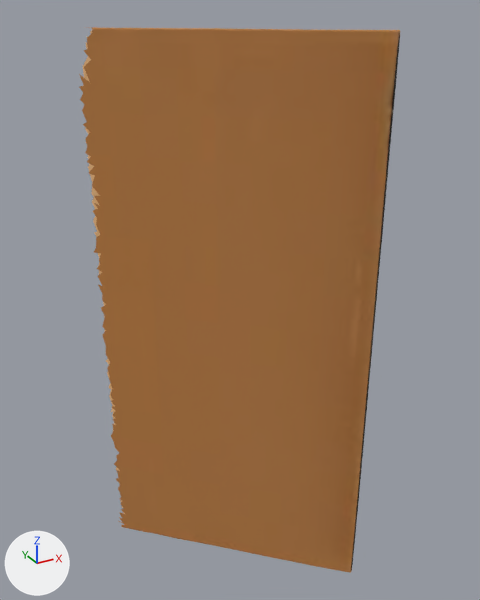
An edit to the OBJ model static/urdf/box_00/box_00_objs/4/4.obj, drawn before and after from the same camera.
Before and after are seen from a 50 mm camera at (0.179, -0.599, 0.248) aimed at (0.425, -0.151, 0.024). The axes (+X, +Y, +Z) are drawn at lower left. The lights are the same throughout. The first picture is the older version. Where no turn or scale is listed for an object, it has been applied to the vertices.

Script lines for the objects in view, before the commit:
```python
mat_material_0 = principled_material('material_0')
mat_material_0.texture = img_material_0_png
mat_material_0.roughness = 0.968
me_4 = bpy.data.meshes.new('4')
me_4.from_pydata(...)  # 10042 vertices, 19869 faces; spans x 0.324..0.5, y -0.24..-0.071, z -0.235..0.235
me_4.materials.append(mat_material_0)  # picture img_material_0_png
ob_4 = bpy.data.objects.new('4', me_4)
ob_4.location = (0.0, 0.0, 0.0)
```
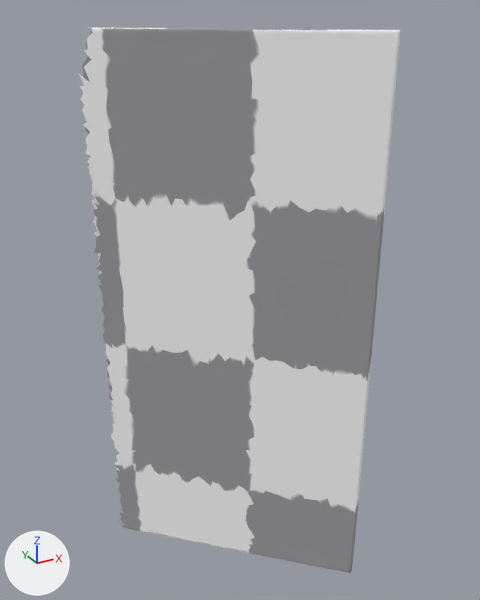
Boxes [x1, y1, x2, y2] around the edits, measured in the pictures (480 x 600 px):
'4', surface changed (brown to grey)
    both: [79, 27, 400, 572]

The change, as a list of edits to the scene's bpy script:
```text
Add img_dummy_png:
    img_dummy_png = load_image('dummy.png', 'dummy.png', 1024, 1024, 'sRGB')
Change mat_material_0:
    mat_material_0.texture: img_material_0_png -> img_dummy_png
    mat_material_0.roughness: 0.968 -> 1.0
```
